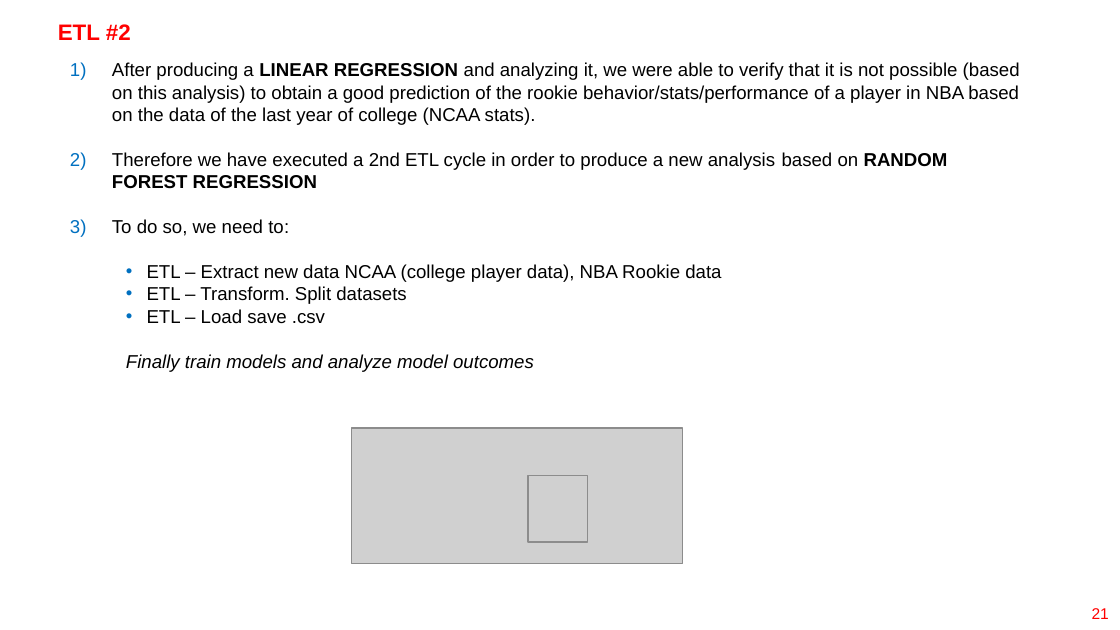
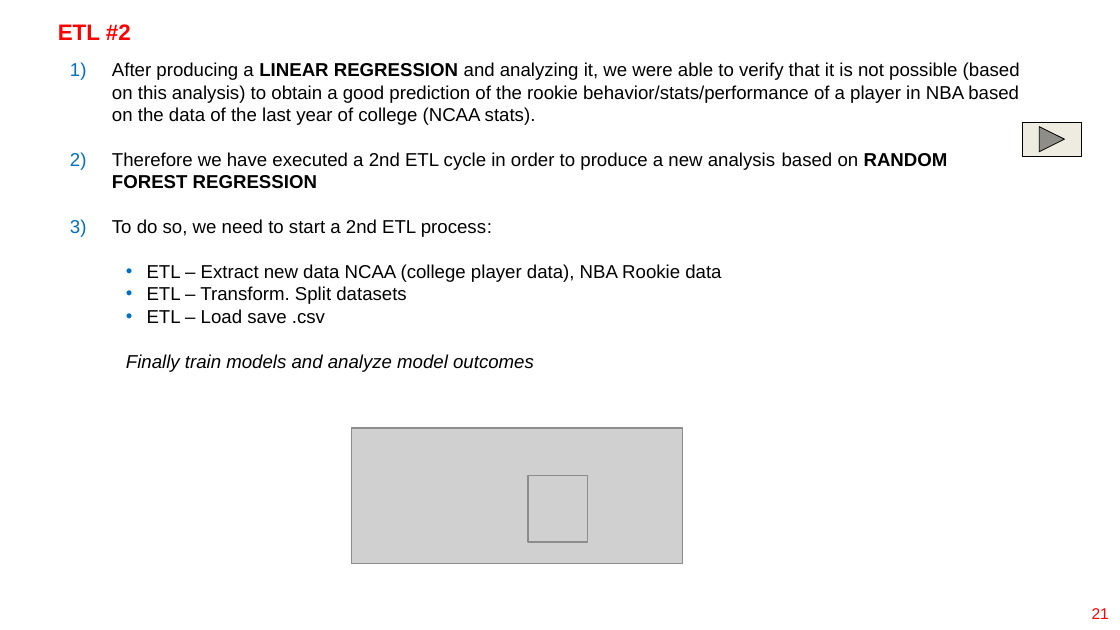
Before and after one commit to aburstyn9068/final_project, a slide deck: slide 21 of ppt/Final Project Group 1 v2.pptx. Drawn at 1120x630 pixels with LibreOffice and Linux fonts; fonts in the diff are those of the drawing; grey boxes stand for pictures; background and template pictures are left out. Boxes give left, top, right and bottom in pixels: in the first picture for what was removed or moved away, otherwise in the second. Text is boxed around its words. In the diff, an @@ line names an element or a change of style, - is before the commit and + after.

```diff
--- a/ppt/Final Project Group 1 v2.pptx
+++ b/ppt/Final Project Group 1 v2.pptx
@@ action button forward next added at box(1023, 122, 1081, 156), fill #EEECE1, outline #000000 0.5 pt @@
@@ text at box(112, 219, 492, 237): text changed @@
-3) To do so, we need to:
+3) To do so, we need to start a 2nd ETL process:
```
Also in this commit, not shown: 3 other slides changed, 6 slides added, 1 other file.
